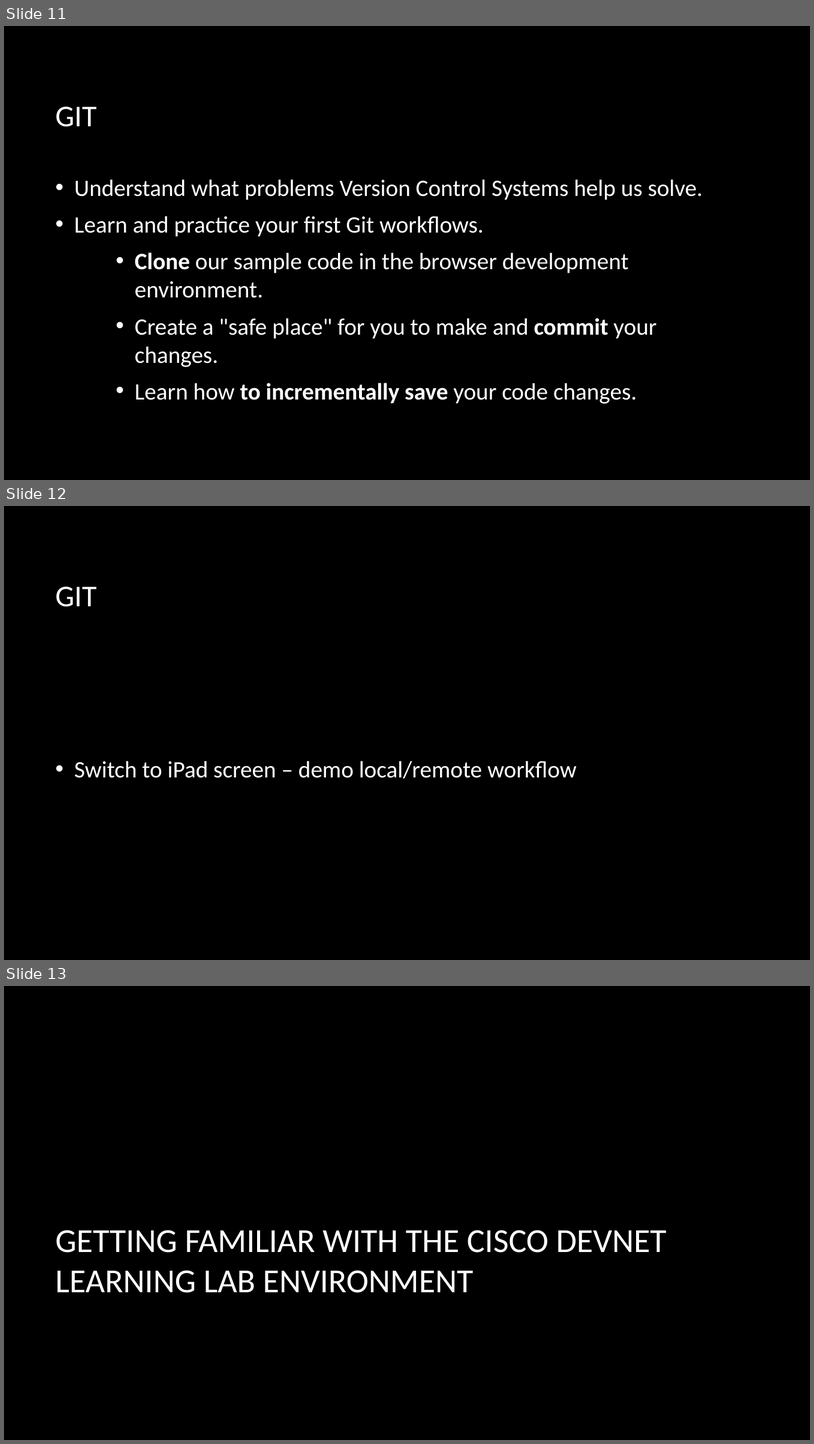
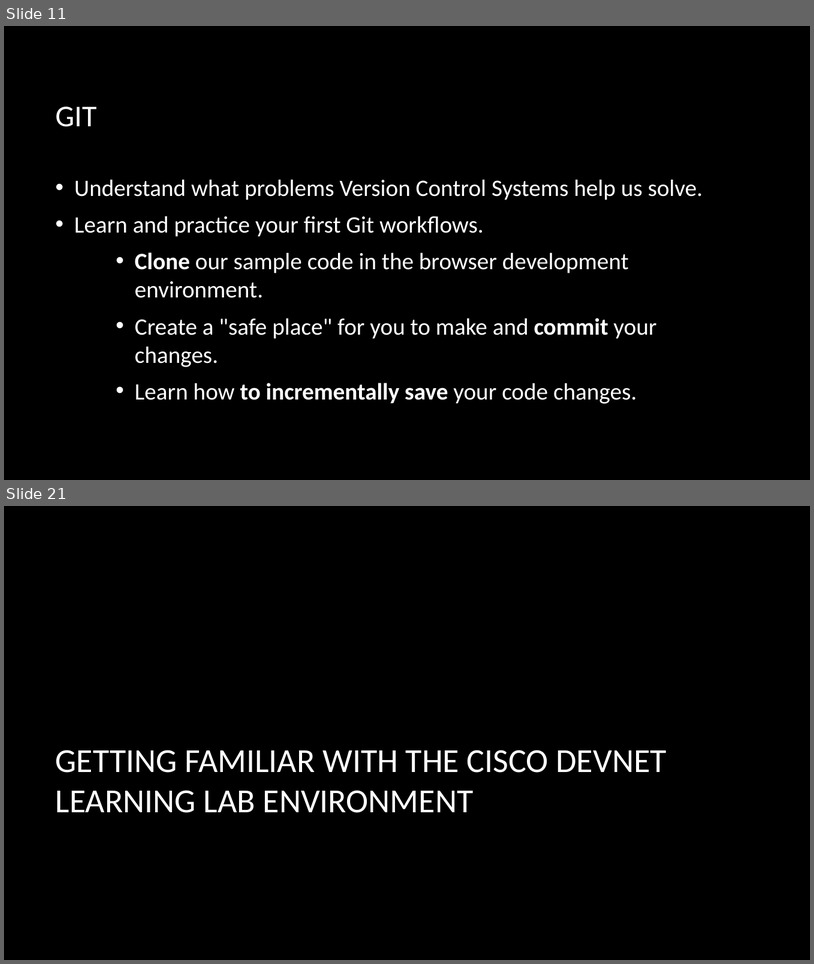
Before and after one commit to CiscoDevNet/WASTC2024-vFDW, a slide deck: 1-Monday/Intro-to-Git/WASTC2024-vFDW-Intro-to-Git.pptx. Shown one above the other, each under a label of ours: slides 11, 12 and 13 before the commit, slides 11 and 21 after it; the slides between them are not shown. The pictures are 814x1444 and 814x964 pixels, drawn with LibreOffice and Linux fonts; fonts in the diff are those of the drawing; background and template pictures are left out. Boxes give left, top, right and bottom in pixels: in the first picture for what was removed or moved away, otherwise in the second. Text is boxed around its words. In the diff, an @@ line names an element or a change of style, - is before the commit and + after.

```diff
--- a/1-Monday/Intro-to-Git/WASTC2024-vFDW-Intro-to-Git.pptx
+++ b/1-Monday/Intro-to-Git/WASTC2024-vFDW-Intro-to-Git.pptx
@@ slide 12 removed at <box>4,506,810,960</box>, background picture (left out) @@
@@ title removed at <box>56,586,97,607</box> @@
-GIT
@@ text removed at <box>74,760,577,778</box> @@
-• Switch to iPad screen – demo local/remote workflow
@@ what was slide 13 is now slide 21 @@
```
Also in this commit, not shown: 1 slide changed, 9 slides added.
